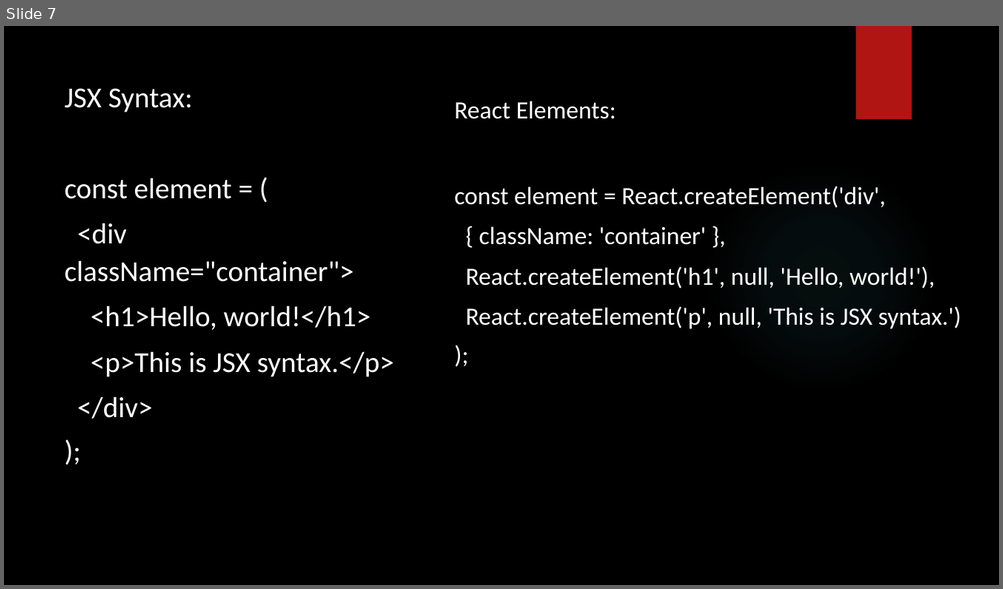
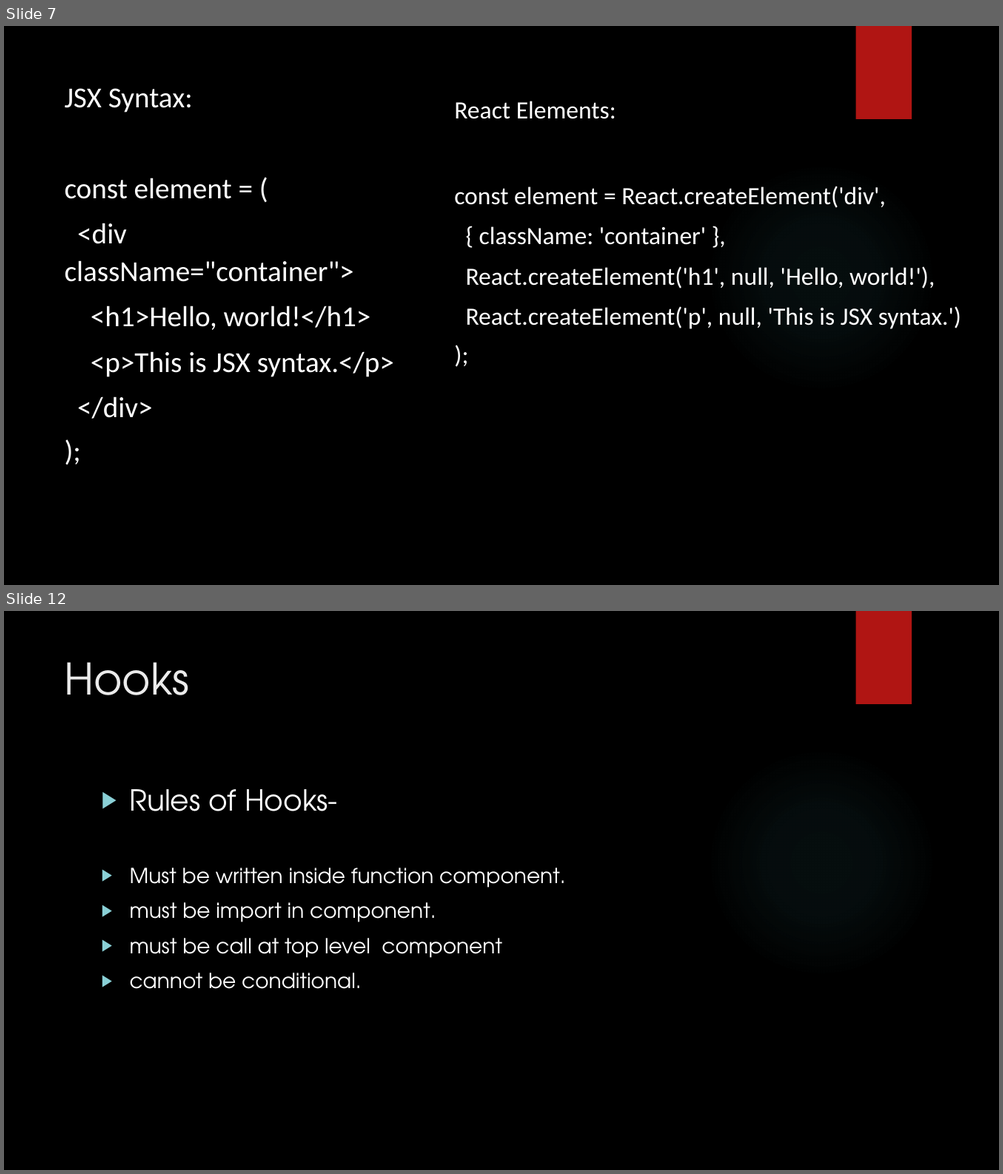
Before and after one commit to onkarbhawar111/React-batch-7-Oct, a slide deck: React PPT.pptx. Shown one above the other, each under a label of ours: slide 7 before the commit, slides 7 and 12 after it; the slides between them are not shown. The pictures are 1003x589 and 1003x1174 pixels, drawn with LibreOffice and Linux fonts; fonts in the diff are those of the drawing; background and template pictures are left out. Boxes give left, top, right and bottom in pixels: in the first picture for what was removed or moved away, otherwise in the second. Text is boxed around its words. In the diff, an @@ line names an element or a change of style, - is before the commit and + after.

```diff
--- a/React PPT.pptx
+++ b/React PPT.pptx
@@ slide 12 added at (4, 611, 999, 1170), background picture (left out); not listed: 2 template elements that a slide beside it also shows @@
@@ title added at (64, 662, 189, 695), 42 pt, text #EBEBEB @@
+Hooks
@@ text added at (130, 789, 565, 989), 20 pt, text #FFFFFF @@
+▶ Rules of Hooks-
+▶ Must be written inside function component.
+▶ must be import in component.
+▶ must be call at top level component
+▶ cannot be conditional.
```
Also in this commit, not shown: 15 other slides added, 7 other files.
